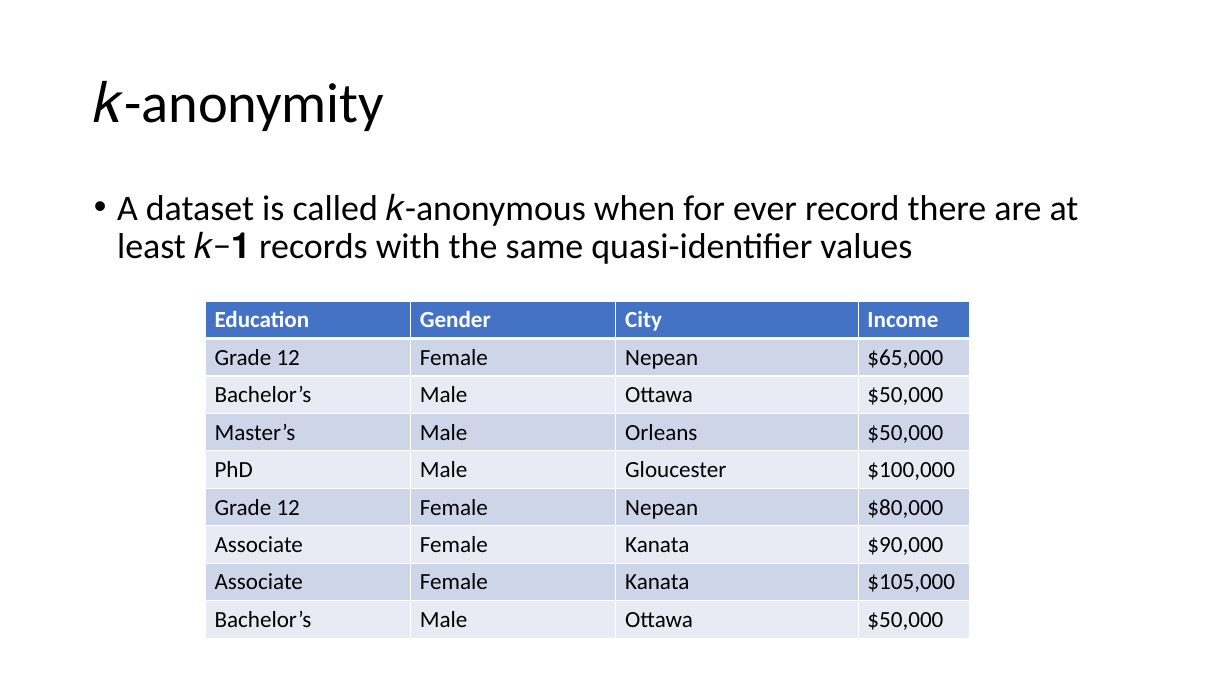
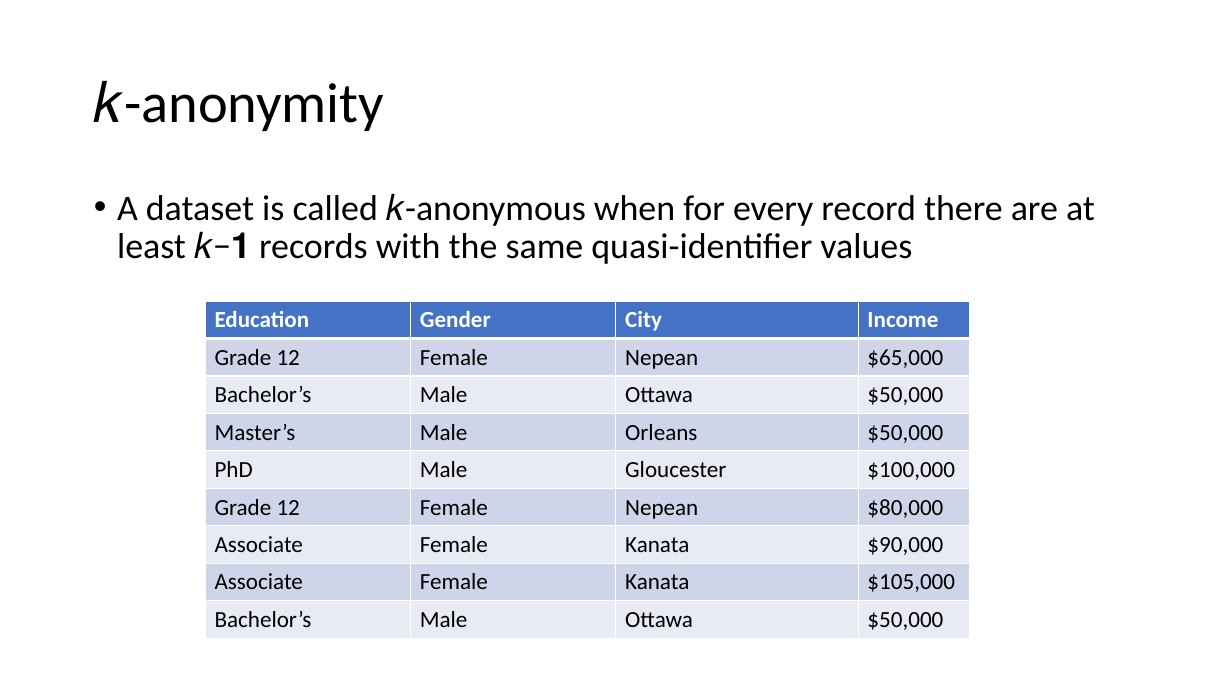
Before and after one commit to micophilip/comp5704, a slide deck: slide 7 of assets/project/Presentation.pptx. Drawn at 1232x693 pixels with LibreOffice and Linux fonts; fonts in the diff are those of the drawing. Boxes give left, top, right and bottom in pixels: in the first picture for what was removed or moved away, otherwise in the second. Text is boxed around its words. In the diff, an @@ line names an element or a change of style, - is before the commit and + after.

```diff
--- a/assets/project/Presentation.pptx
+++ b/assets/project/Presentation.pptx
@@ text at (117,193,1095,264): text changed @@
-• A dataset is called 𝑘-anonymous when for ever record there are at least 𝑘−𝟏 records with the same quasi-identifier values
+• A dataset is called 𝑘-anonymous when for every record there are at least 𝑘−𝟏 records with the same quasi-identifier values
```
Also in this commit, not shown: 6 other slides changed, 2 other files.
